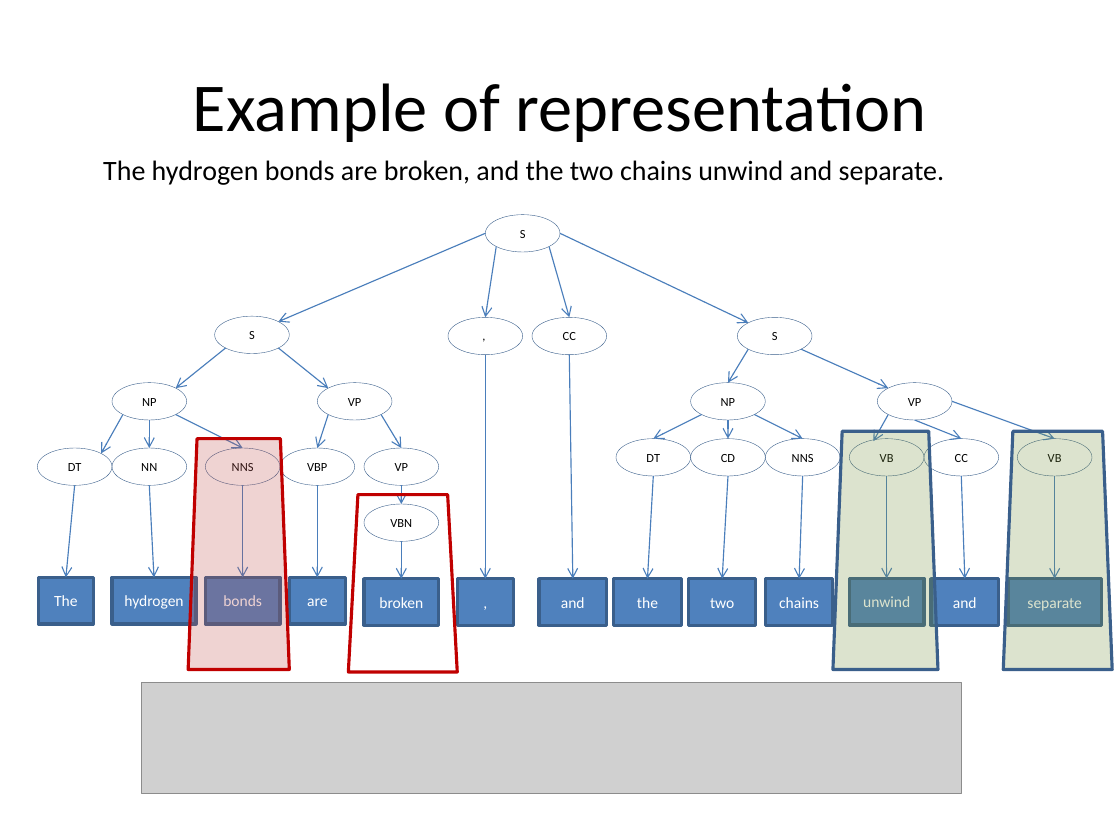
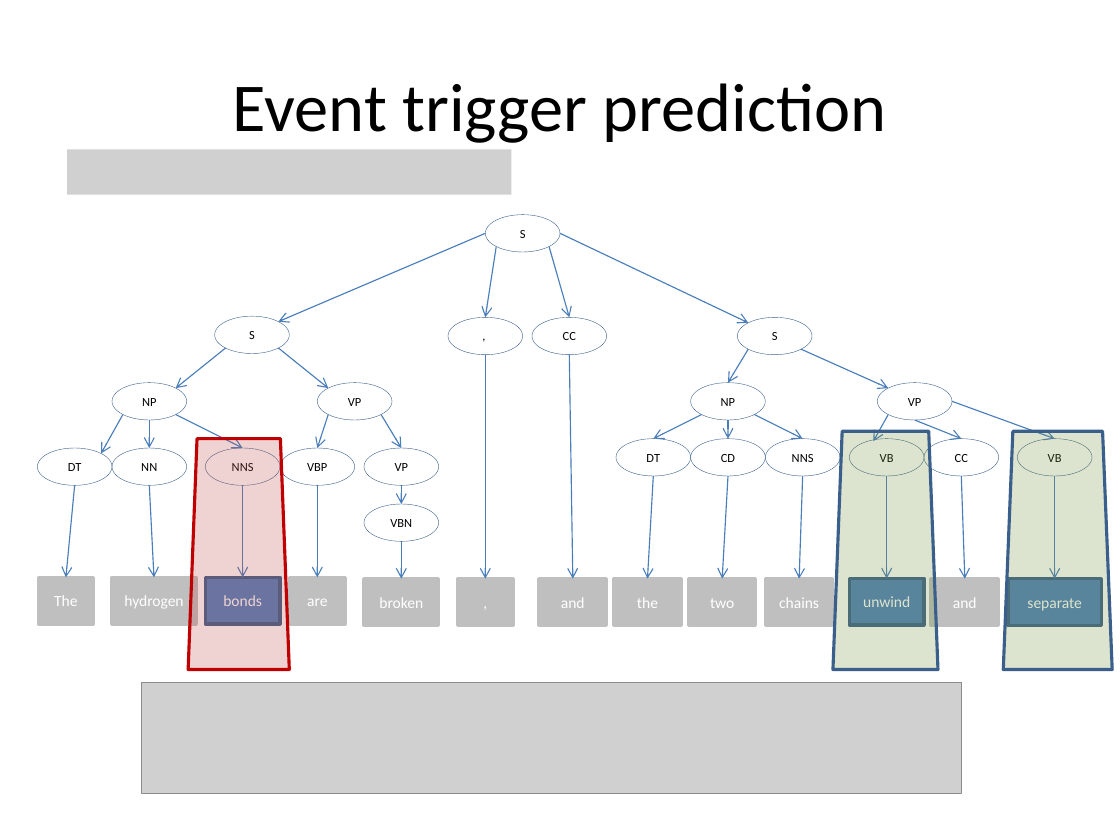
Before and after one commit to ajutscaria/CS224U, a slide deck: slide 8 of Presentation/Anubhai Philip Scaria.pptx (slide 14 before the commit). Drawn at 1120x840 pixels with LibreOffice and Linux fonts; fonts in the diff are those of the drawing; grey boxes stand for pictures. Boxes give left, top, right and bottom in pixels: in the first picture for what was removed or moved away, otherwise in the second. Text is boxed around its words. In the diff, an @@ line names an element or a change of style, - is before the commit and + after.

```diff
--- a/Presentation/Anubhai Philip Scaria.pptx
+++ b/Presentation/Anubhai Philip Scaria.pptx
@@ title at box(233, 83, 887, 143): text changed @@
-Example of representation
+Event trigger prediction
@@ picture added at box(67, 149, 512, 194) @@
@@ text removed at box(103, 160, 944, 185) @@
-The hydrogen bonds are broken, and the two chains unwind and separate.
@@ trapezoid removed at box(348, 495, 457, 672) @@
@@ fill #4F81BD to #BFBFBF; outline #3A5F8C 2 pt to #BFBFBF 2 pt in 10 elements at box(38, 578, 93, 625), box(112, 578, 196, 625), box(289, 578, 345, 625), box(364, 579, 439, 626), box(539, 579, 606, 626), box(614, 579, 681, 626), box(689, 579, 756, 626), box(765, 579, 832, 626), box(931, 579, 998, 626), box(457, 579, 513, 626) @@
```
Also in this commit, not shown: 8 other slides changed, 12 slides added, 8 slides removed, 1 other file.
